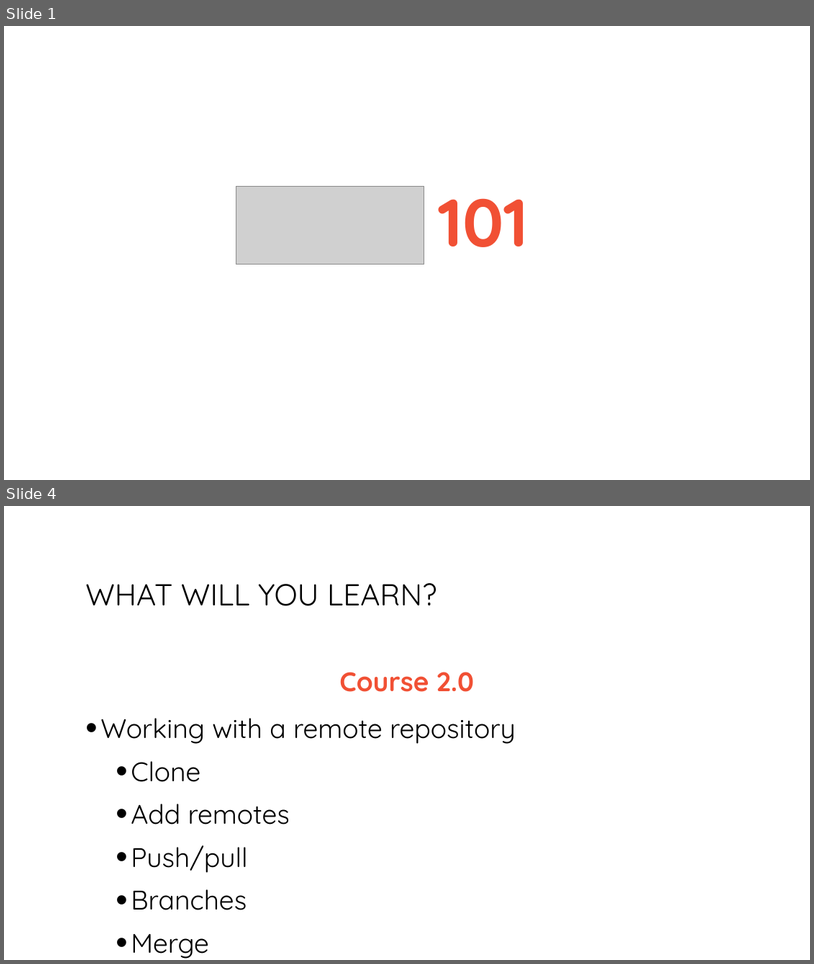
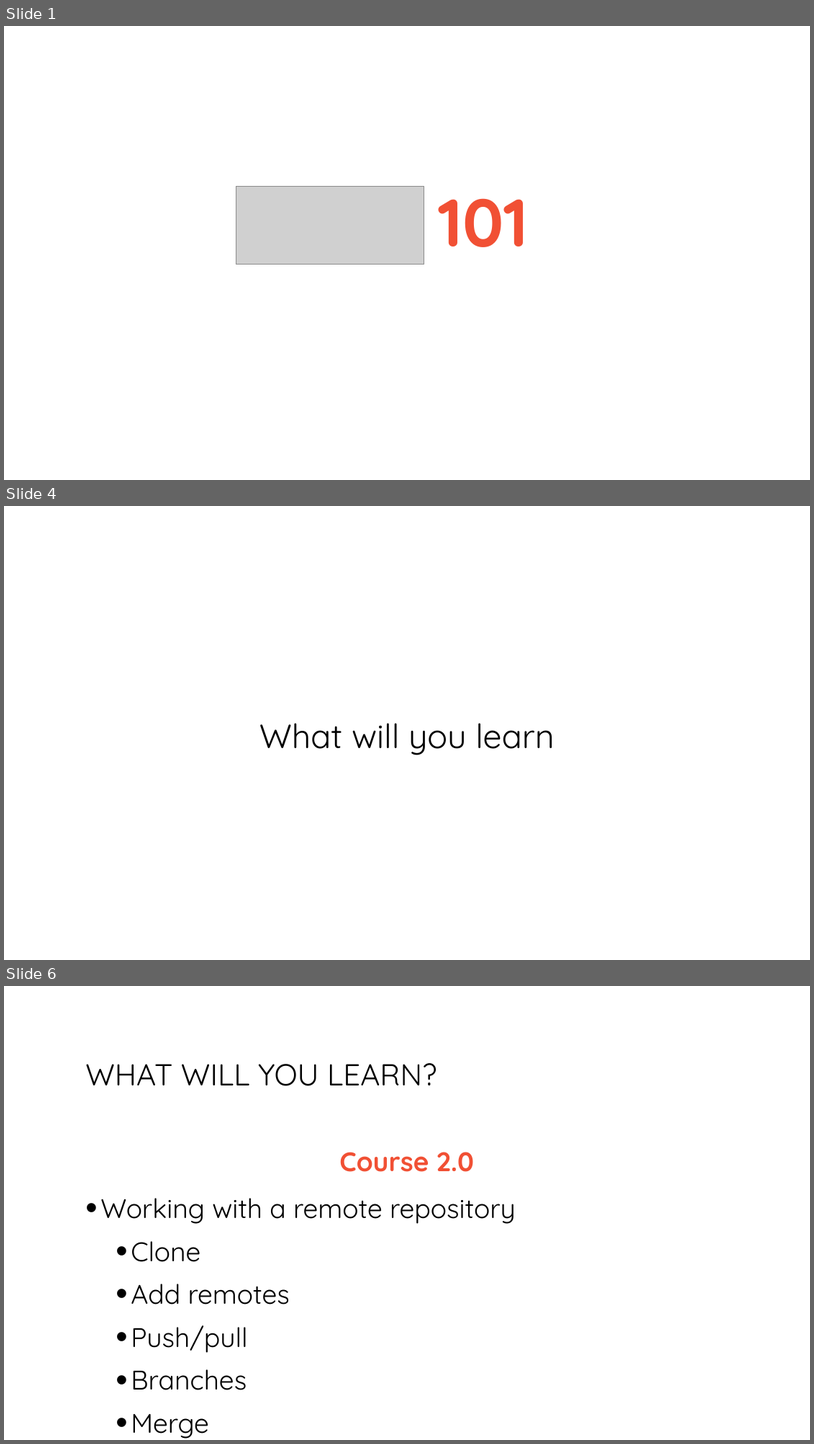
Before and after one commit to bogdanbujdea/git102, a slide deck: Course 1.pptx. Shown one above the other, each under a label of ours: slides 1 and 4 before the commit, slides 1, 4 and 6 after it; the slides between them are not shown. The pictures are 814x964 and 814x1444 pixels, drawn with LibreOffice and Linux fonts; fonts in the diff are those of the drawing; grey boxes stand for pictures. Boxes give left, top, right and bottom in pixels: in the first picture for what was removed or moved away, otherwise in the second. Text is boxed around its words. In the diff, an @@ line names an element or a change of style, - is before the commit and + after.

```diff
--- a/Course 1.pptx
+++ b/Course 1.pptx
@@ slide 4 added at bbox=[4, 506, 810, 960], background #FFFFFF @@
@@ text added at bbox=[260, 723, 554, 755], 40 pt, text #000000 @@
+What will you learn
@@ what was slide 4 is now slide 6 @@
```
Also in this commit, not shown: 6 slides changed, 4 other slides added, 1 slide removed.
